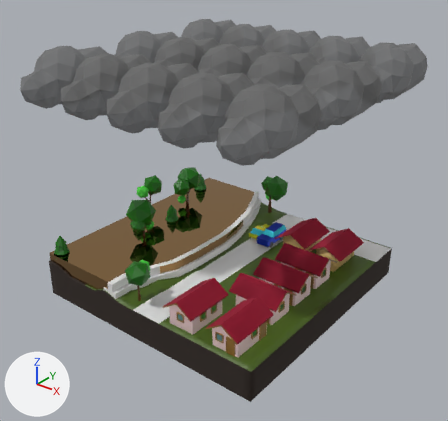
What one commit did to the FBX model Assets/3D/Banjir/Banjir_High_Risk.fbx.
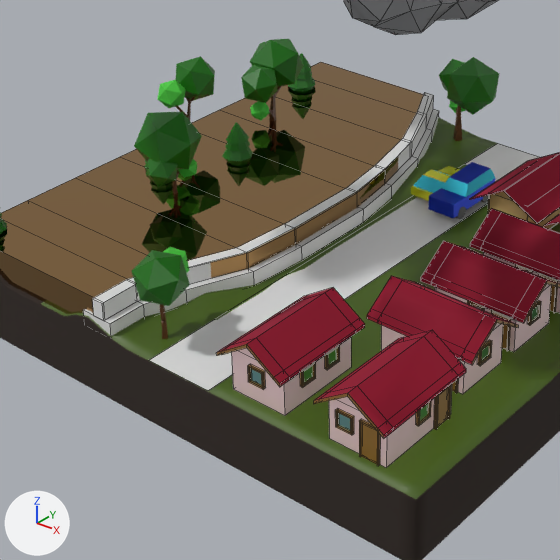
There are two pictures of each version: one whole from a 50 mm lens placed at (2.76, -3.47, 2.82), pointed at (0.06, -0.09, 0.72), one close up on the part from 15% to 70% of the width and 36% to 95% of the height. The axes (+X, +Y, +Z) are drawn at lower left. The lights are the same throughout. Both versions are drawn at frame 111 of the action 'Scene'; the numbers are the values there. The close-ups show mesh edges as thin lines.

In view in the first close-up: 'Clouds', 'Foundation', 'Houses', 'Hut1_Back_Side', 'Hut1_Roof', 'Land', 'River_Water', 'Roads', 'SUV', 'Sedan', 'Trees', 'Wall'.
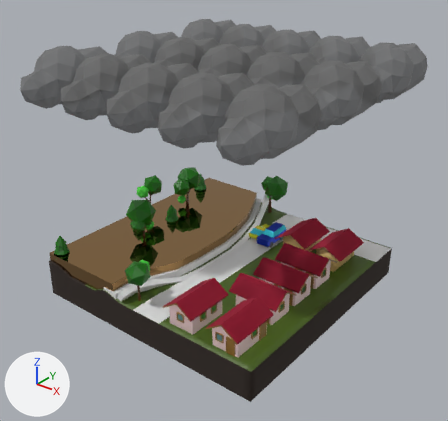
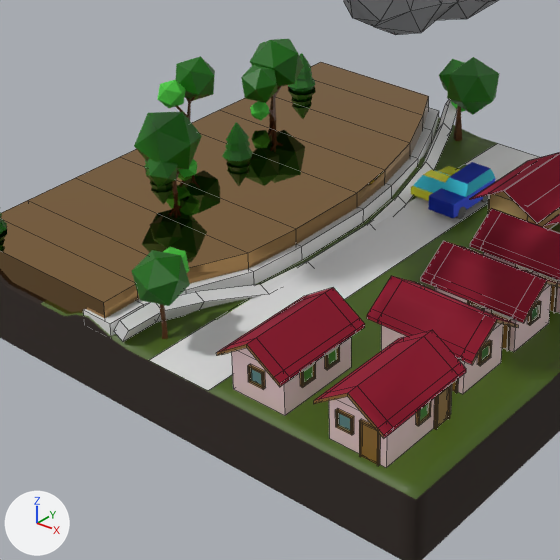
Location of each change, (x1, y1, x2, y2) in pixels of the close-ups (560 x 560 px):
'Wall', moved, turned
    before: (92, 92, 434, 321)
    after: (114, 100, 457, 342)

The change, as a diff of the scene's bpy script:
```diff
--- a/Assets/3D/Banjir/Banjir_High_Risk.fbx.py
+++ b/Assets/3D/Banjir/Banjir_High_Risk.fbx.py
@@ ob_wall @@
 ob_wall = bpy.data.objects.new('Wall', me_cube_014)
-ob_wall.location = (-0.097, -0.06, 0.305)
-ob_wall.rotation_euler = (1.571, 0.0, 0.0)  # degrees (90, 0, 0)
+ob_wall.location = (-0.035, -0.06, 0.175)
+ob_wall.rotation_euler = (1.571, 0.541, 0.0)  # degrees (90, 31, 0)
 ob_wall.scale = (0.01, 0.01, 0.01)
```
